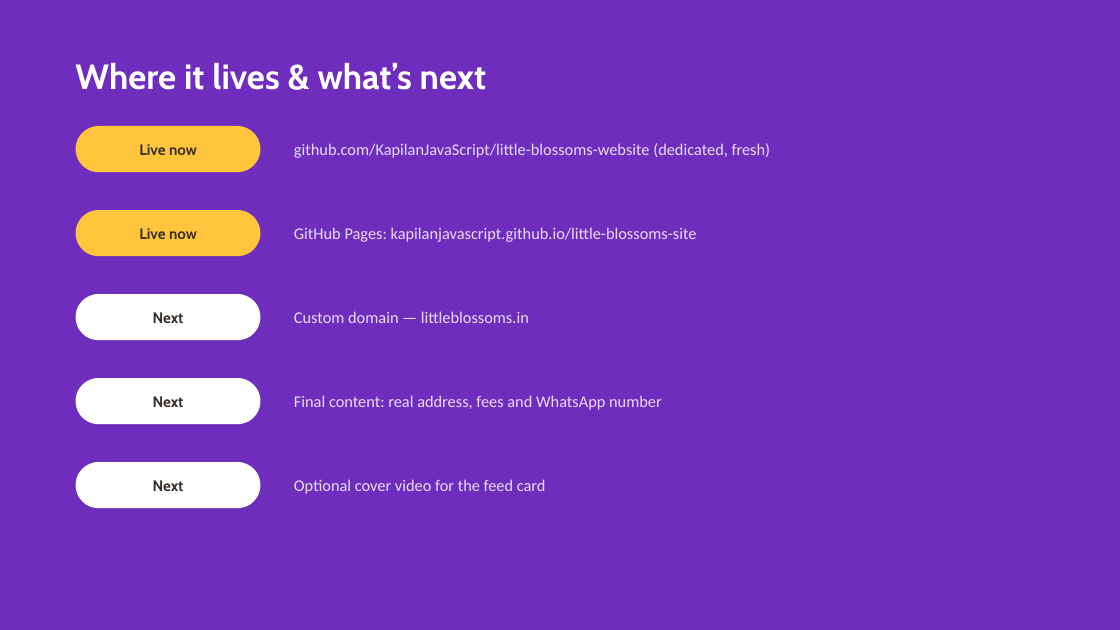
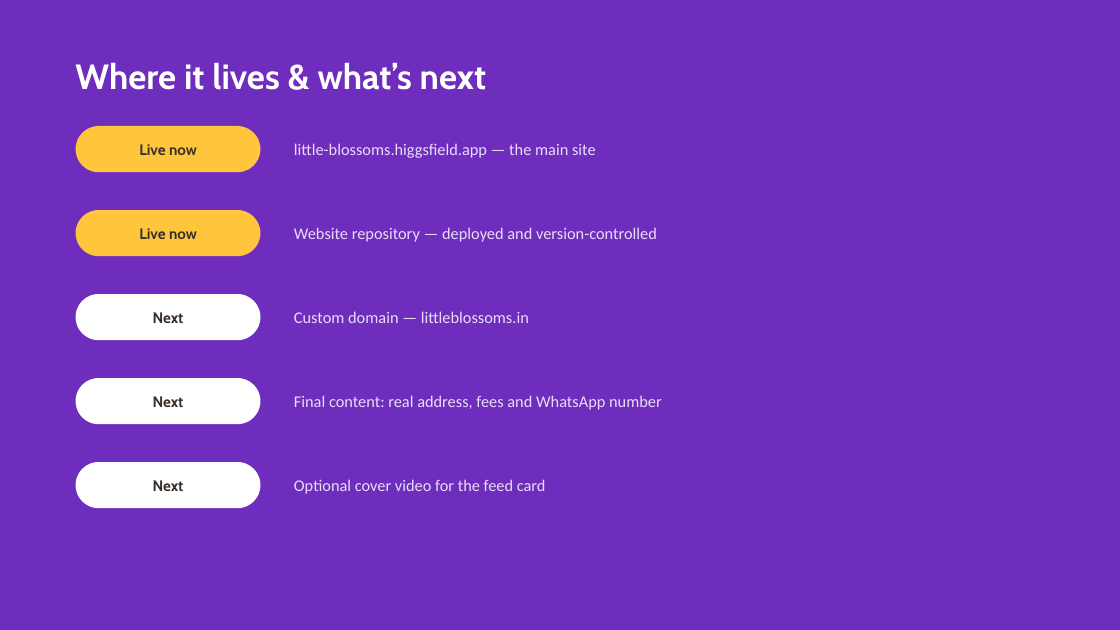
Before and after one commit to KapilanJavaScript/little-blossoms-presentation, a slide deck: slide 9 of Little-Blossoms-Website-Presentation.pptx. Drawn at 1120x630 pixels with LibreOffice and Linux fonts; fonts in the diff are those of the drawing. Boxes give left, top, right and bottom in pixels: in the first picture for what was removed or moved away, otherwise in the second. Text is boxed around its words. In the diff, an @@ line names an element or a change of style, - is before the commit and + after.

```diff
--- a/Little-Blossoms-Website-Presentation.pptx
+++ b/Little-Blossoms-Website-Presentation.pptx
@@ text at (294,143,596,158): text changed @@
-github.com/KapilanJavaScript/little-blossoms-website (dedicated, fresh)
+little-blossoms.higgsfield.app — the main site
@@ text at (294,227,657,242): text changed @@
-GitHub Pages: kapilanjavascript.github.io/little-blossoms-site
+Website repository — deployed and version-controlled
```
Also in this commit, not shown: 1 other slide changed, 3 other files.
